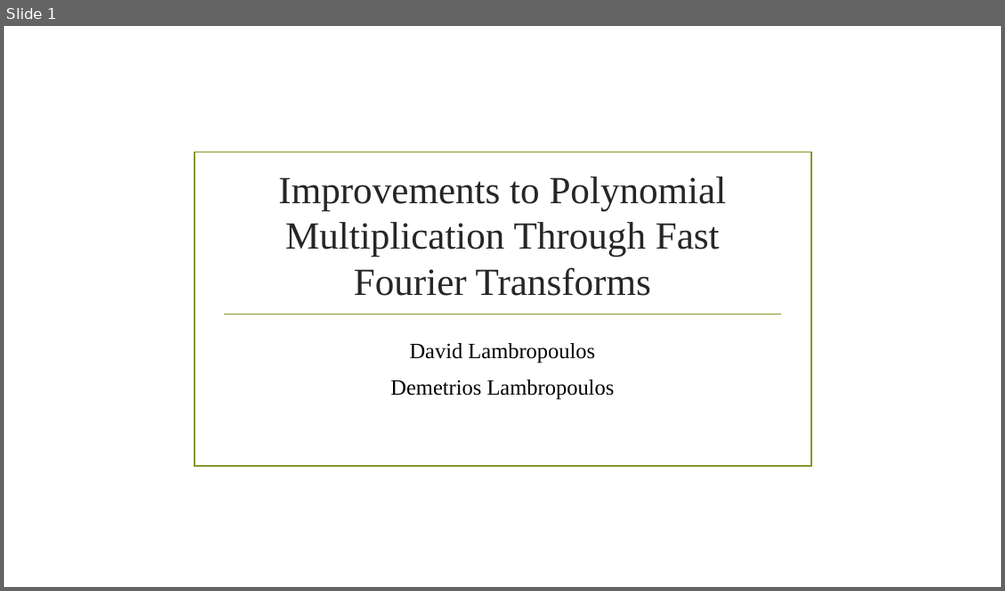
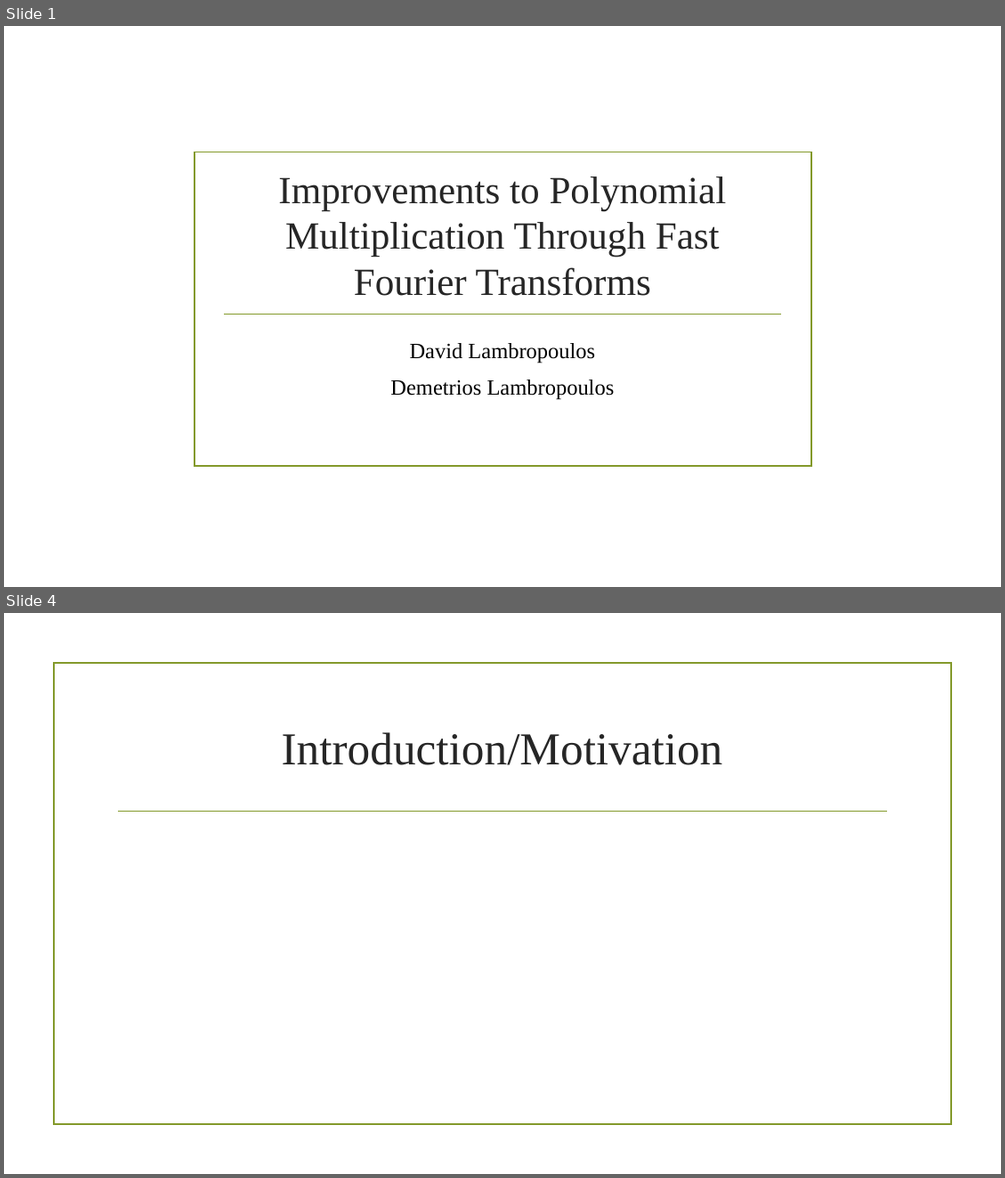
Before and after one commit to david-lambropoulos-91/FFT-Polynomial-Multiplication, a slide deck: Presentation/Improvements to Polynomial Multiplication Through Fast Fourier Transforms.pptx. Shown one above the other, each under a label of ours: slide 1 before the commit, slides 1 and 4 after it; the slides between them are not shown. The pictures are 1005x591 and 1005x1178 pixels, drawn with LibreOffice and Linux fonts; fonts in the diff are those of the drawing; background and template pictures are left out. Boxes give left, top, right and bottom in pixels: in the first picture for what was removed or moved away, otherwise in the second. Text is boxed around its words. In the diff, an @@ line names an element or a change of style, - is before the commit and + after.

```diff
--- a/Presentation/Improvements to Polynomial Multiplication Through Fast Fourier Transforms.pptx
+++ b/Presentation/Improvements to Polynomial Multiplication Through Fast Fourier Transforms.pptx
@@ slide 4 added at bbox=[4, 613, 1001, 1174], background picture (left out) @@
@@ rectangle added at bbox=[53, 663, 951, 1125], outline #83992A 1.25 pt @@
@@ title added at bbox=[282, 732, 723, 765], 44 pt, text #262626 @@
+Introduction/Motivation
@@ line added from (119, 811) to (887, 811), #83992A 1.25 pt @@
```
Also in this commit, not shown: 10 other slides added, 1 slide removed.
